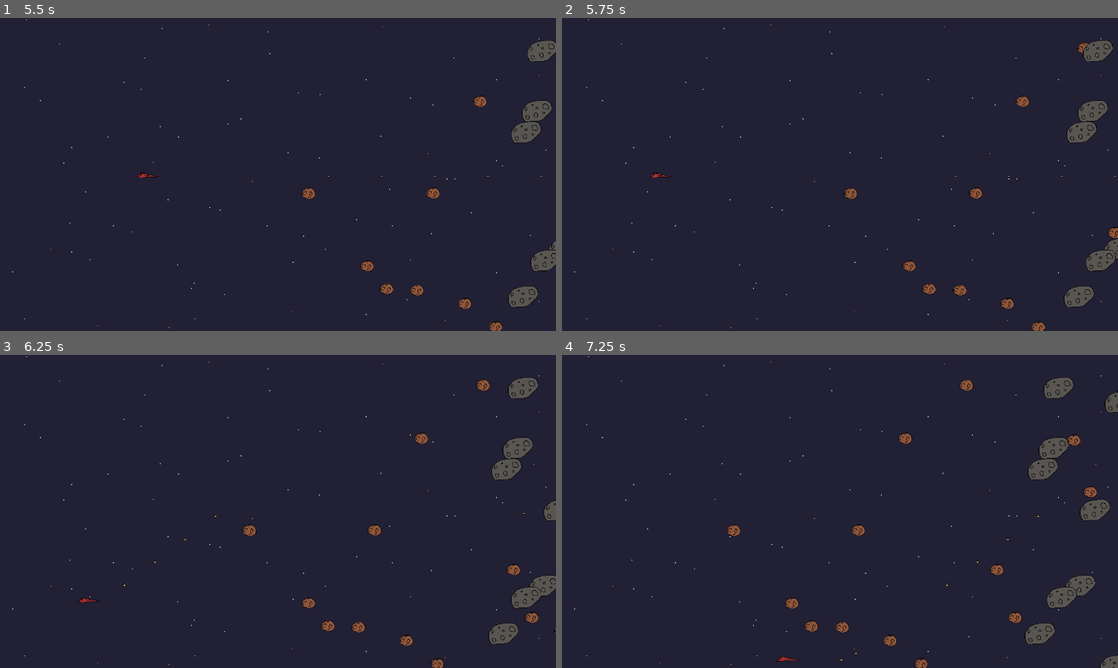
Above: before the commit, frames 1-4 (two rows, left to right).
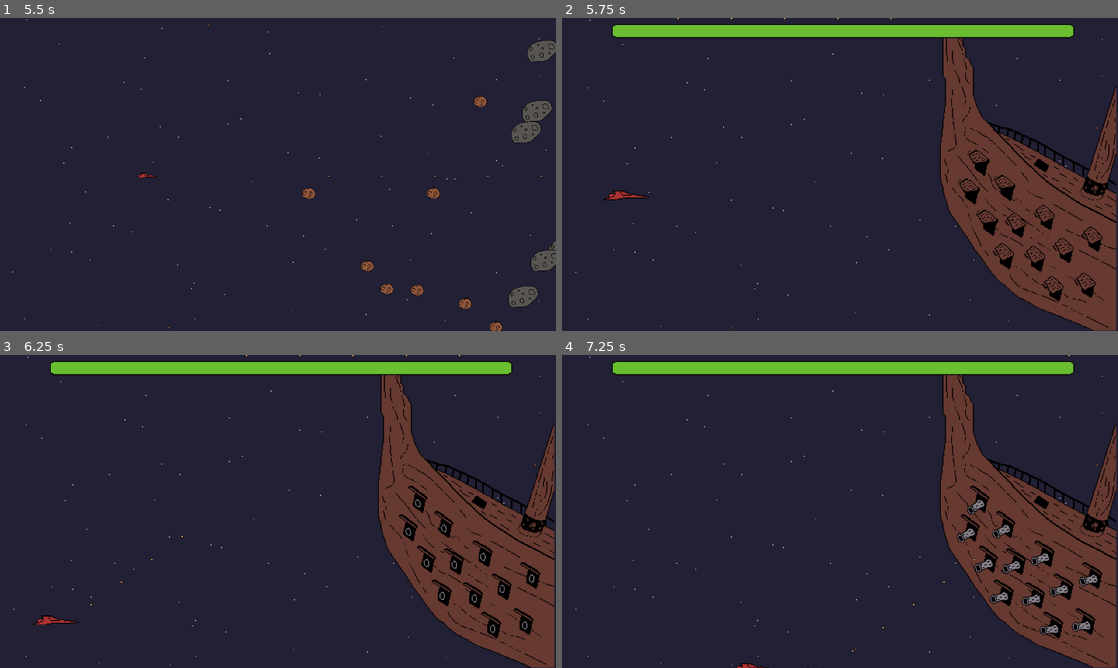
Above: after the commit, the same moments.

Repository: Chovz/mini-jam-203-flow
Game: Godot game, scene res://Scenes/Logic/game_manager.tscn
Same seed, same stepped clock (60 frames per second), same inputs: the game is played once before the commit and once after it.
Inputs:
- Up to frame 1 (5.5 s): click "Start" at 0.5 s; tap Enter at 1.25 s; hold D (Move_Right) 1.28-2.03 s; hold J (Attack) 1.28-2.03 s; tap Space at 2 s; hold S (Move_Down) 2.03-2.78 s; tap J (Attack) at 2.1, 3.6, 5.1 s; hold D (Move_Right) 2.78-3.53 s; hold J (Attack) 2.78-3.53 s; hold W (Move_Up) 3.53-4.28 s; hold J (Attack) 4.28-5.03 s; hold A (Move_Left) from 4.28 s (still down)
- Up to frame 2 (5.75 s): keep holding A (Move_Left)
- Up to frame 3 (6.25 s): release A (Move_Left) at 5.78 s; hold S (Move_Down) from 5.78 s (still down); hold J (Attack) from 5.78 s (still down)
- Up to frame 4 (7.25 s): release S (Move_Down) at 6.53 s; release J (Attack) at 6.53 s; hold D (Move_Right) from 6.53 s (still down); tap J (Attack) at 6.6 s

Frame 1 is identical in both runs. In frame 2, 22% of the frame differs, in the area x 2-100%, y 0-100%; in frame 3, 22%; in frame 4, 22%.

Commit message:
Added win screen

Diff:
--- a/Scenes/Bosses/PirateShip/cannon_ball.tscn
+++ b/Scenes/Bosses/PirateShip/cannon_ball.tscn
@@ -4,6 +4,9 @@
 [ext_resource type="Texture2D" uid="uid://ph115yys7t75" path="res://Assets/Sprites/Bosses/PirateShip/CannonBall.png" id="2_yfbqx"]
 
 [sub_resource type="CircleShape2D" id="CircleShape2D_yfbqx"]
+radius = 5.0
+
+[sub_resource type="CircleShape2D" id="CircleShape2D_ocb5x"]
 radius = 6.0
 
 [node name="CannonBall" type="CharacterBody2D" unique_id=2053851857]
@@ -20,4 +23,10 @@
 
 [node name="VisibleOnScreenNotifier2D" type="VisibleOnScreenNotifier2D" parent="." unique_id=517880488]
 
+[node name="Area2D" type="Area2D" parent="." unique_id=1032968369]
+
+[node name="CollisionShape2D" type="CollisionShape2D" parent="Area2D" unique_id=1369893802]
+shape = SubResource("CircleShape2D_ocb5x")
+
 [connection signal="screen_exited" from="VisibleOnScreenNotifier2D" to="." method="_on_visible_on_screen_notifier_2d_screen_exited"]
+[connection signal="body_entered" from="Area2D" to="." method="_on_area_2d_body_entered"]
--- a/Scenes/Bosses/PirateShip/laser.tscn
+++ b/Scenes/Bosses/PirateShip/laser.tscn
@@ -1,6 +1,7 @@
 [gd_scene format=3 uid="uid://c02n07ioceu7j"]
 
 [ext_resource type="Texture2D" uid="uid://dwgpvq17jh5ap" path="res://Assets/Sprites/Bosses/PirateShip/Laser.png" id="1_3k6pu"]
+[ext_resource type="Script" uid="uid://m2l7ekpbe053" path="res://Scripts/Bosses/PirateShip/laser.gd" id="1_nq0uw"]
 [ext_resource type="AudioStream" uid="uid://chbxtlbyf3r0s" path="res://Assets/Audio/SFXs/Laser.mp3" id="2_gmmgo"]
 
 [sub_resource type="CapsuleShape2D" id="CapsuleShape2D_gmmgo"]
@@ -9,6 +10,7 @@
 
 [node name="Laser" type="Area2D" unique_id=812339158]
 collision_layer = 64
+script = ExtResource("1_nq0uw")
 
 [node name="Sprite2D" type="Sprite2D" parent="." unique_id=2136317295]
 texture_filter = 1
@@ -26,3 +28,5 @@
 volume_db = -1.0
 pitch_scale = 0.5
 autoplay = true
+
+[connection signal="body_entered" from="." to="." method="_on_body_entered"]
--- a/Scenes/Bosses/PirateShip/pirate_ship.tscn
+++ b/Scenes/Bosses/PirateShip/pirate_ship.tscn
@@ -91,6 +91,7 @@
 height = 291.4336
 
 [node name="PirateShip" type="StaticBody2D" unique_id=505851544]
+position = Vector2(2, 171)
 script = ExtResource("1_wyf30")
 
 [node name="AnimatedSprite2D" type="AnimatedSprite2D" parent="." unique_id=802348538]
@@ -160,6 +161,9 @@
 [node name="BotRight" type="Node2D" parent="." unique_id=2075756254]
 position = Vector2(-98, 176)
 
+[node name="VisibleOnScreenNotifier2D" type="VisibleOnScreenNotifier2D" parent="." unique_id=2089760733]
+
 [connection signal="animation_finished" from="AnimatedSprite2D" to="." method="_on_animated_sprite_2d_animation_finished"]
 [connection signal="area_entered" from="HitableArea" to="." method="_on_hitable_area_area_entered"]
 [connection signal="timeout" from="ChangeAttacks" to="." method="_on_change_attacks_timeout"]
+[connection signal="screen_exited" from="VisibleOnScreenNotifier2D" to="." method="_on_visible_on_screen_notifier_2d_screen_exited"]
--- a/Scenes/Game/Levels/boss.tscn
+++ b/Scenes/Game/Levels/boss.tscn
@@ -1,9 +1,10 @@
-[gd_scene format=3 uid="uid://4cwloeh4cfcf"]
+[gd_scene format=3 uid="uid://b4oj0tf2dr51o"]
 
 [ext_resource type="PackedScene" uid="uid://datenys4hvh04" path="res://Scenes/Bosses/PirateShip/pirate_ship.tscn" id="1_70j5k"]
 [ext_resource type="Texture2D" uid="uid://dyoxmn2axttox" path="res://Assets/Sprites/Background/background.png" id="1_mww0f"]
 [ext_resource type="PackedScene" uid="uid://dopbjjntrfh5c" path="res://Scenes/Game/Player/space_ship.tscn" id="2_3eqyv"]
-[ext_resource type="PackedScene" path="res://Scenes/Bosses/health_bar.tscn" id="3_hqyda"]
+[ext_resource type="PackedScene" uid="uid://c0t38ghy53ajm" path="res://Scenes/Bosses/health_bar.tscn" id="3_hqyda"]
+[ext_resource type="AudioStream" uid="uid://4ul7yb28jyuq" path="res://Assets/Audio/Music/hades-by-ende-dot-app.mp3" id="5_g0dql"]
 
 [node name="boss" type="Node2D" unique_id=519426123]
 scale = Vector2(2, 2)
@@ -39,3 +40,7 @@
 offset_right = 588.5
 offset_bottom = 24.0
 boss = NodePath("../PirateShip")
+
+[node name="AudioStreamPlayer2D" type="AudioStreamPlayer2D" parent="." unique_id=1806864185]
+stream = ExtResource("5_g0dql")
+autoplay = true
--- /dev/null
+++ b/Scenes/UI/win_screen.tscn
@@ -0,0 +1,90 @@
+[gd_scene format=3 uid="uid://c8fkirjas7fo2"]
+
+[ext_resource type="Script" uid="uid://be7bpntsorfjy" path="res://Scripts/UI/lose_screen.gd" id="1_x8fnd"]
+
+[sub_resource type="StyleBoxFlat" id="StyleBoxFlat_1w8ta"]
+bg_color = Color(0.0666667, 0.0666667, 0.0666667, 1)
+
+[sub_resource type="StyleBoxFlat" id="StyleBoxFlat_2sqh4"]
+bg_color = Color(0.0666667, 0.0666667, 0.0666667, 1)
+border_width_left = 2
+border_width_top = 2
+border_width_right = 2
+border_width_bottom = 2
+border_color = Color(0.937255, 0.960784, 0.937255, 1)
+
+[sub_resource type="StyleBoxFlat" id="StyleBoxFlat_pg11k"]
+bg_color = Color(0.0666667, 0.0666667, 0.0666667, 1)
+border_width_left = 2
+border_width_top = 2
+border_width_right = 2
+border_width_bottom = 2
+border_color = Color(0.937255, 0.960784, 0.937255, 1)
+
+[node name="WinScreen" type="Control" unique_id=810907281]
+layout_mode = 3
+anchors_preset = 15
+anchor_right = 1.0
+anchor_bottom = 1.0
+grow_horizontal = 2
+grow_vertical = 2
+script = ExtResource("1_x8fnd")
+metadata/_edit_use_anchors_ = true
+
+[node name="PanelContainer" type="PanelContainer" parent="." unique_id=437126776]
+layout_mode = 1
+anchors_preset = 15
+anchor_right = 1.0
+anchor_bottom = 1.0
+grow_horizontal = 2
+grow_vertical = 2
+theme_override_styles/panel = SubResource("StyleBoxFlat_1w8ta")
+metadata/_edit_use_anchors_ = true
+
+[node name="MarginContainer" type="MarginContainer" parent="PanelContainer" unique_id=962406940]
+layout_mode = 2
+theme_override_constants/margin_left = 20
+theme_override_constants/margin_top = 20
+theme_override_constants/margin_right = 20
+theme_override_constants/margin_bottom = 20
+
+[node name="VBoxContainer" type="VBoxContainer" parent="PanelContainer/MarginContainer" unique_id=1520634557]
+layout_mode = 2
+
+[node name="RichTextLabel" type="RichTextLabel" parent="PanelContainer/MarginContainer/VBoxContainer" unique_id=2134200207]
+layout_mode = 2
+size_flags_vertical = 3
+size_flags_stretch_ratio = 3.0
+theme_override_colors/default_color = Color(0.937255, 0.960784, 0.937255, 1)
+theme_override_colors/font_selected_color = Color(0.937255, 0.960784, 0.937255, 1)
+text = "You destroyed the pirates and fixed your ship!
+
+
+Play again?"
+fit_content = true
+scroll_active = false
+horizontal_alignment = 1
+vertical_alignment = 2
+
+[node name="HBoxContainer" type="HBoxContainer" parent="PanelContainer/MarginContainer/VBoxContainer" unique_id=1559838558]
+layout_mode = 2
+size_flags_vertical = 3
+
+[node name="YesButton" type="Button" parent="PanelContainer/MarginContainer/VBoxContainer/HBoxContainer" unique_id=962265269]
+custom_minimum_size = Vector2(100, 35)
+layout_mode = 2
+size_flags_horizontal = 6
+size_flags_vertical = 4
+theme_override_styles/normal = SubResource("StyleBoxFlat_2sqh4")
+text = "Yes"
+
+[node name="MainMenu" type="Button" parent="PanelContainer/MarginContainer/VBoxContainer/HBoxContainer" unique_id=1653613537]
+custom_minimum_size = Vector2(100, 35)
+layout_mode = 2
+size_flags_horizontal = 6
+size_flags_vertical = 4
+theme_override_styles/normal = SubResource("StyleBoxFlat_pg11k")
+text = "Main menu"
+
+[connection signal="button_down" from="PanelContainer/MarginContainer/VBoxContainer/HBoxContainer/YesButton" to="." method="_on_yes_button_button_down"]
+[connection signal="button_down" from="PanelContainer/MarginContainer/VBoxContainer/HBoxContainer/MainMenu" to="." method="_on_main_menu_button_down"]
--- a/Scripts/Bosses/PirateShip/cannon_ball.gd
+++ b/Scripts/Bosses/PirateShip/cannon_ball.gd
@@ -23,3 +23,9 @@
 
 func _on_visible_on_screen_notifier_2d_screen_exited() -> void:
 	queue_free()
+
+func _on_area_2d_body_entered(body: Node2D) -> void:
+	if body.is_in_group("Player"):
+		var player : SpaceShip = body
+		player.get_hit()
+		Global.game_manager.player_got_hit()
--- /dev/null
+++ b/Scripts/Bosses/PirateShip/laser.gd
@@ -0,0 +1,7 @@
+extends Area2D
+
+func _on_body_entered(body: Node2D) -> void:
+	if body.is_in_group("Player"):
+		var player : SpaceShip = body
+		player.get_hit()
+		Global.game_manager.player_got_hit()
--- a/Scripts/Bosses/PirateShip/pirate_ship.gd
+++ b/Scripts/Bosses/PirateShip/pirate_ship.gd
@@ -5,6 +5,7 @@
 signal healthChanged
 
 enum Attack {
+	NONE,
 	CANNONS,
 	MINIONS
 }
@@ -22,6 +23,7 @@
 
 var currentHealth = STARTING_HEALTH
 var currentAttack = Attack.CANNONS
+var dead = false
 
 # Called when the node enters the scene tree for the first time.
 func _ready() -> void:
@@ -30,10 +32,19 @@
 
 # Called every frame. 'delta' is the elapsed time since the previous frame.
 func _process(delta: float) -> void:
-	checkHealth()
+	if !dead:
+		checkIfDead()
+	else:
+		dyingAnimation()
 
 	if currentAttack == Attack.MINIONS:
 		checkForUfos()
+
+func dyingAnimation() -> void:
+	if rotation < 20:
+		rotation_degrees += 1
+
+	position.y -= 0.3
 
 func checkForUfos() -> void:
 	var ufos: Array = get_children()
@@ -51,10 +62,12 @@
 	currentHealth -= damage
 	healthChanged.emit()
 
-func checkHealth() -> void:
+func checkIfDead() -> void:
 	if(currentHealth <= 0):
+		currentAttack = Attack.NONE
+		hideCannons()
 		print("YOU SUNK MY BATTLESHIP!")
-		queue_free()
+		dead = true
 
 func _on_hitable_area_area_entered(area: Area2D) -> void:
 	print("Area entered" )
@@ -65,7 +78,8 @@
 
 func _on_animated_sprite_2d_animation_finished() -> void:
 	if animated_sprite_2d.animation == "closing":
-		sendMinions()
+		if currentAttack == Attack.CANNONS:
+			sendMinions()
 		animated_sprite_2d.play("closed")
 	elif animated_sprite_2d.animation == "opening":
 		prepareCannons()
@@ -76,11 +90,7 @@
 
 func _on_change_attacks_timeout() -> void:
 	if currentAttack == Attack.CANNONS:
-		var cannonArray: Array = cannons.get_children()
-		for cannon in cannonArray:
-			if cannon.is_in_group("Cannon"):
-				cannon.holdFire()
-		animated_sprite_2d.play("closing")
+		hideCannons()
 
 func prepareCannons() -> void:
 	cannons.visible = true
@@ -90,6 +100,13 @@
 	animated_sprite_2d.play("opened")
 	setTimerRandomTime()
 
+func hideCannons() -> void:
+	var cannonArray: Array = cannons.get_children()
+	for cannon in cannonArray:
+		if cannon.is_in_group("Cannon"):
+			cannon.holdFire()
+	animated_sprite_2d.play("closing")
+
 func sendMinions() -> void:
 	cannons.visible = false
 	for i in randi_range(MINIONS_MIN, MINIONS_MAX):
@@ -98,3 +115,7 @@
 		add_child(minion)
 
 	currentAttack = Attack.MINIONS
+
+func _on_visible_on_screen_notifier_2d_screen_exited() -> void:
+	Global.game_manager.win()
+	queue_free()
--- a/Scripts/Logic/game_manager.gd
+++ b/Scripts/Logic/game_manager.gd
@@ -100,11 +100,22 @@
 	change_gui_scene(Global.LOSE_SCREEN)
 	current_world_2d_scene.queue_free()
 
+func win():
+	lose_state = true
+	in_game = false
+	spawn_enemies_enabled = false
+	can_enemies_move = false
+	in_game_seconds_timer.stop()
+	score_timer.stop()
+	GameMusic.stop()
+	change_gui_scene(Global.WIN_SCREEN)
+	current_world_2d_scene.queue_free()
+
 func _on_in_game_seconds_timer_timeout():
 	if in_game and not lose_state:
 		in_game_seconds_passed += 1
 
-	if in_game_seconds_passed >= 60:
+	if in_game_seconds_passed >= 5:
 		set_boss_battle()
 		pass
 
--- a/Scripts/Logic/global.gd
+++ b/Scripts/Logic/global.gd
@@ -8,6 +8,7 @@
 const OPTIONS : String = "Options"
 const TITLE_SCREEN : String = "title_screen"
 const LOSE_SCREEN : String = "lose_screen"
+const WIN_SCREEN : String = "win_screen"
 const TEST_LEVEL : String = "test_space"
 const LEVEL_1 : String = "level_1"
 const BOSS : String = "boss"
--- a/Scripts/UI/lose_screen.gd
+++ b/Scripts/UI/lose_screen.gd
@@ -1,14 +1,7 @@
 extends Control
-
-@onready var score = $PanelContainer/MarginContainer/VBoxContainer/Score
-
-
-func _ready():
-	score.text = "Your score: %s" % int(Global.game_manager.score)
 
 func _on_yes_button_button_down():
 	Global.game_manager.newGame()
 
-
 func _on_main_menu_button_down():
 	Global.game_manager.title_screen()
Not shown, added: Scripts/Bosses/PirateShip/laser.gd.uid
